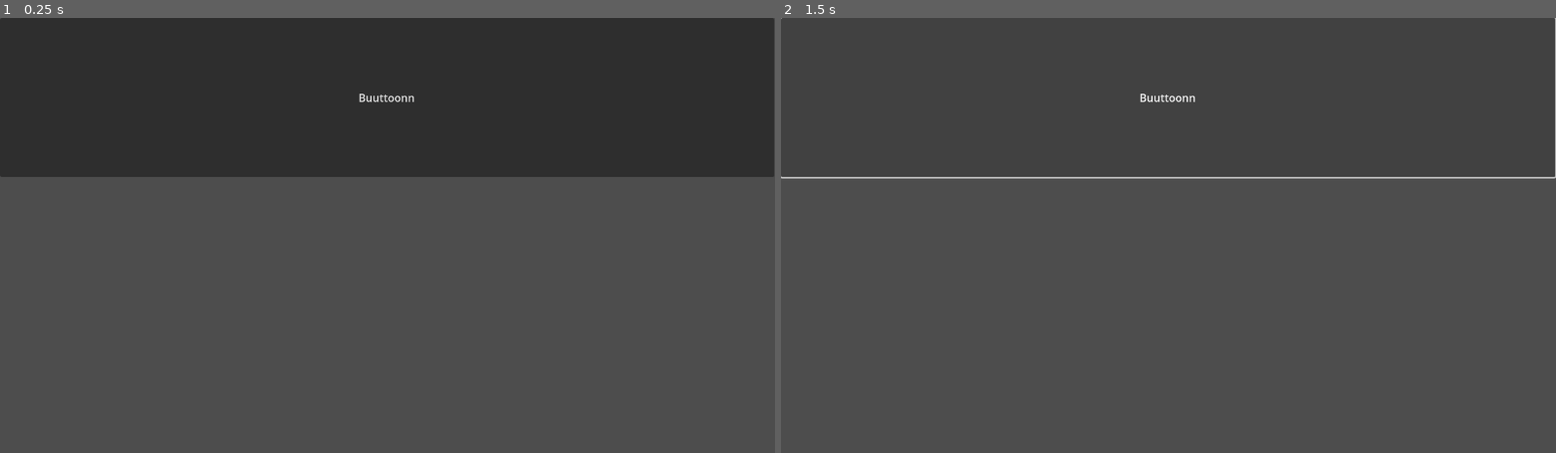
Above: before the commit, frames 1-2 (left to right).
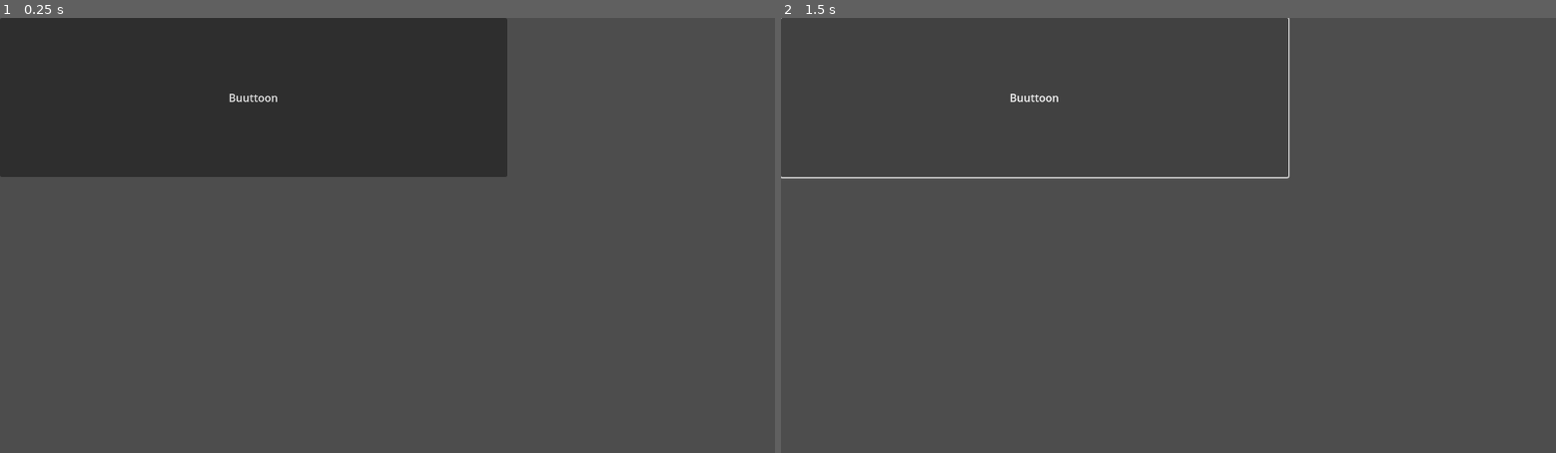
Above: after the commit, the same moments.

Repository: WladekW/SpecialProjekt
Game: Godot game, scene res://menu.tscn
The game is run twice, just before and just after one commit, with the same random seed, the same clock (stepped at 60 frames per second) and the same inputs.
Inputs:
- Up to frame 1 (0.25 s): no input
- Up to frame 2 (1.5 s): click "Buuttoonn" (after the commit: "Buuttoon") at 0.5 s; click "Buuttoonn" (after the commit: "Buuttoon") at 1.25 s

The runs differ from the first frame. In frame 1, 13% of the frame differs, in the area x 29-100%, y 0-37%; in frame 2, 0.4%.

Commit message:
Update menu.tscn

Diff:
--- a/menu.tscn
+++ b/menu.tscn
@@ -3,6 +3,6 @@
 [node name="Menu" type="Node2D"]
 
 [node name="Button" type="Button" parent="."]
-offset_right = 1151.0
+offset_right = 754.0
 offset_bottom = 237.0
-text = "Buuttoonn"
+text = "Buuttoon"
